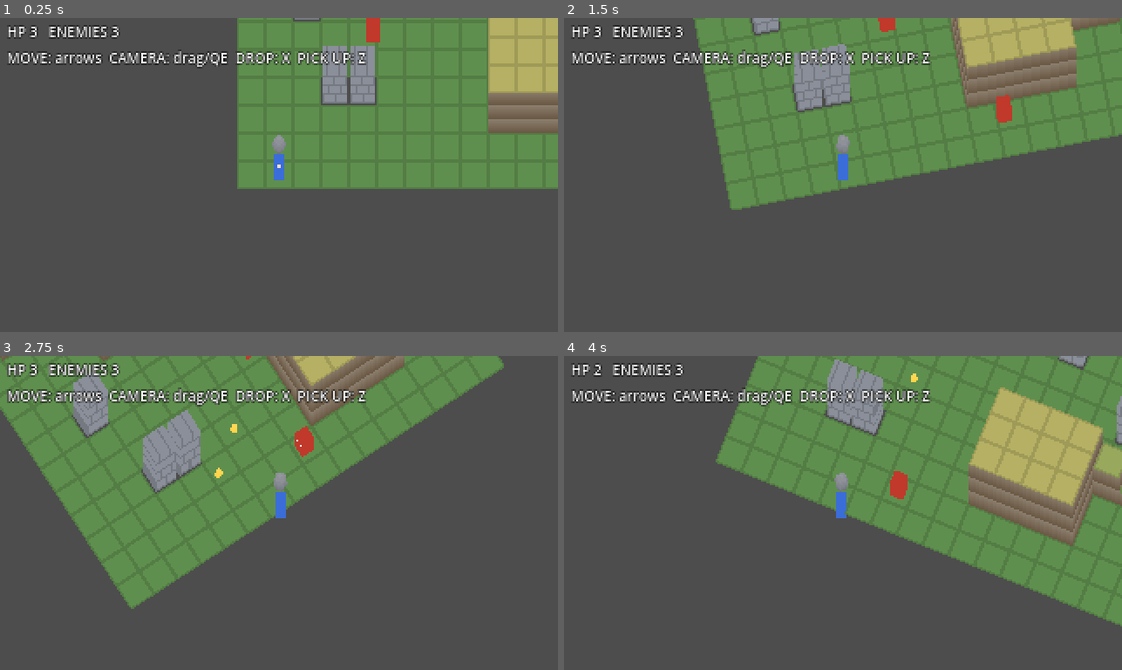
Above: before the commit, frames 1-4 (two rows, left to right).
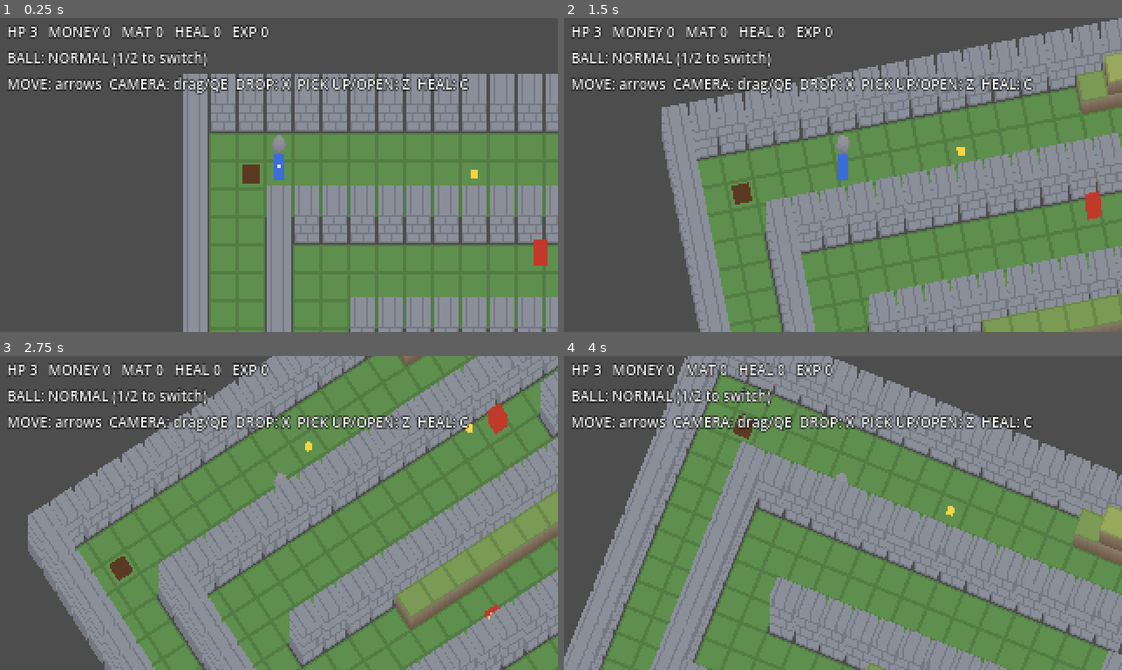
Above: after the commit, the same moments.

Repository: MiyazakiTakumi-724/dot-3d-game
Game: Godot game, scene res://scenes/area_02.tscn
Same seed, same stepped clock (60 frames per second), same inputs: the game is played once before the commit and once after it. Before the commit the project starts from res://scenes/stage_01.tscn.
Inputs (mouse positions are in pixels of both pictures, inside the frame that each line leads up to):
- Up to frame 1 (0.25 s): no input
- Up to frame 2 (1.5 s): tap Enter at 0.5 s; move the mouse to (965, 159) at 0.52 s; hold Right 0.53-1.25 s; hold Shift 0.53-1.25 s; click (965, 159) at 0.67 s; drag from (731, 190) to (815, 237) at 1.27 s
- Up to frame 3 (2.75 s): move the mouse to (334, 443) at 2.02 s; hold Right from 2.03 s (still down); tap Ctrl at 2.1 s
- Up to frame 4 (4 s): release Right at 2.75 s; drag from (815, 575) to (675, 465) at 2.77 s; move the mouse to (1010, 560) at 3.52 s; hold Left from 3.53 s (still down); tap C at 3.6 s

The runs differ from the first frame. In frame 1, 56% of the frame differs, in the area x 1-100%, y 0-100%; in frame 2, 67%; in frame 3, 79%, in the area x 0-100%, y 0-100%; in frame 4, 78%.

Commit message:
docs: 試作2をメインシーンにし、引き継ぎ資料を更新
Co-Authored-By: Claude Opus 5.5 <noreply@anthropic.com>
Claude-Session: https://claude.ai/code/session_01V8ZRqMy3Fk13HeuYJHLPNU

Diff:
--- a/project.godot
+++ b/project.godot
@@ -3,7 +3,7 @@
 
 [application]
 config/name="Sprite Stack Action"
-run/main_scene="res://scenes/stage_01.tscn"
+run/main_scene="res://scenes/area_02.tscn"
 config/features=PackedStringArray("4.5")
 
 [display]
Not shown, changed: CLAUDE.md
Not shown, changed: docs/next-prototype-death-loop.md
